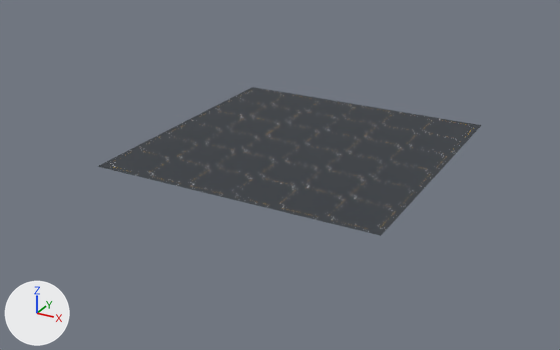
The glTF model game/assets/models/city_ground.glb, before and after one commit.
One viewpoint serves both versions: a camera (50 mm lens) standing at (551.0, -1078.0, 474.0) and looking at (-23.0, -36.0, -47.0). Every picture has the same lights, and +X, +Y and +Z are marked at lower left. The picture after the commit comes second. Vertices at exactly the same position are counted once.

The first picture shows 'CityGround'.
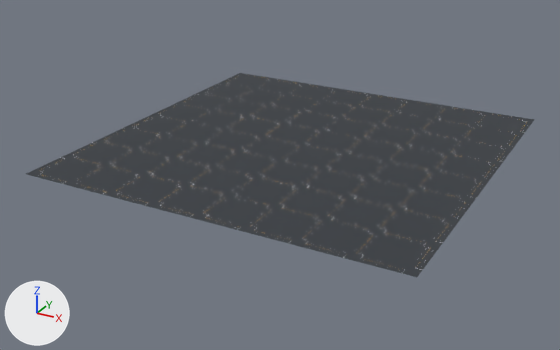
Changed parts and their boxes (x1, y1, x2, y2) in the pictures (560 x 350 px; the box of a moved part takes in the faces that stretch with it):
'CityGround', reshaped (33% wider, 37% taller): before (98, 87, 481, 236); after (26, 73, 534, 277)
part 1 of me_cityground, moved or reshaped: before (98, 87, 481, 236); after (26, 73, 534, 277)
part 2 of me_cityground, moved or reshaped: before (110, 91, 457, 230); after (40, 75, 527, 273)

What changed in the scene script:
```text
Change me_cityground:
    used by ob_cityground; location = (0.0, 0.0, 0.0)
    remove me_cityground.from_pydata(...)  # 8072 vertices, 12108 faces; spans x -237.0..237.0, y -237.0..237.0, z 0.0
    add me_cityground.from_pydata(...)  # 6920 vertices, 3468 faces; spans x -313.0..313.0, y -313.0..313.0, z 0.0
    me_cityground part 1: the loose piece of 8 vertices spanning x -237.0..237.0, y -237.0..237.0, z 0.0 is scaled about its middle by (1.32, 1.32, 1)
    me_cityground part 2: 3360 vertices removed from x -237.0..237.0, y -237.0..237.0, z 0.0; 2880 vertices added at x -313.0..313.0, y -313.0..313.0, z 0.0
    other edits to the shape of me_cityground do not show in these pictures
```
